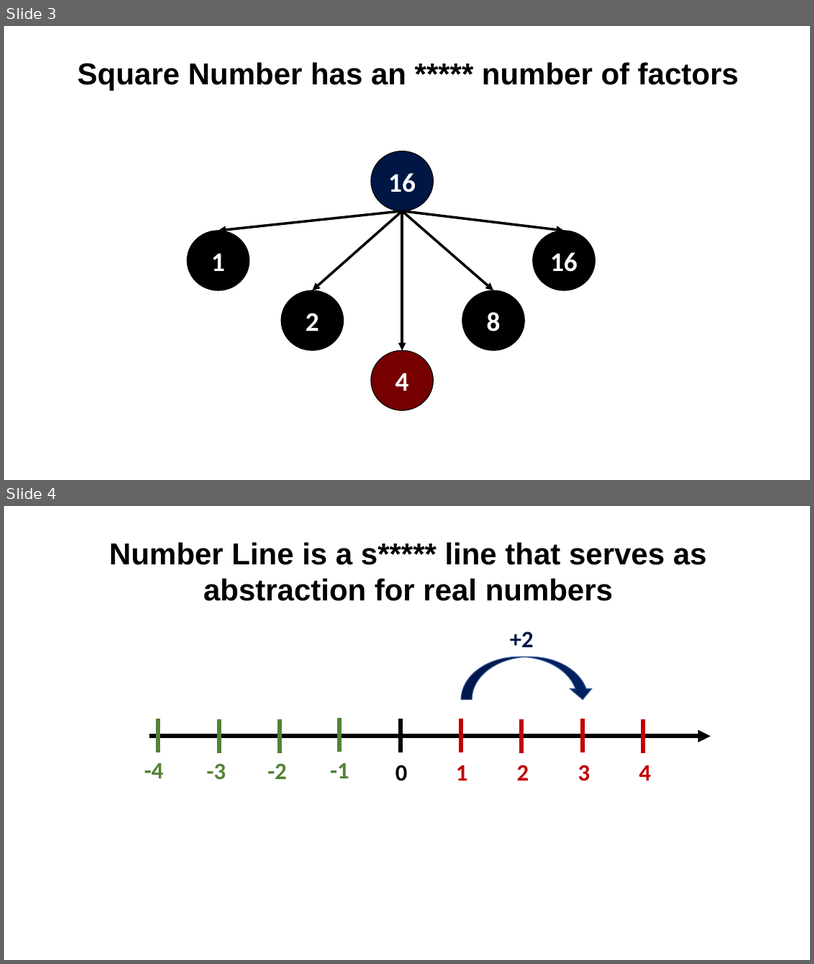
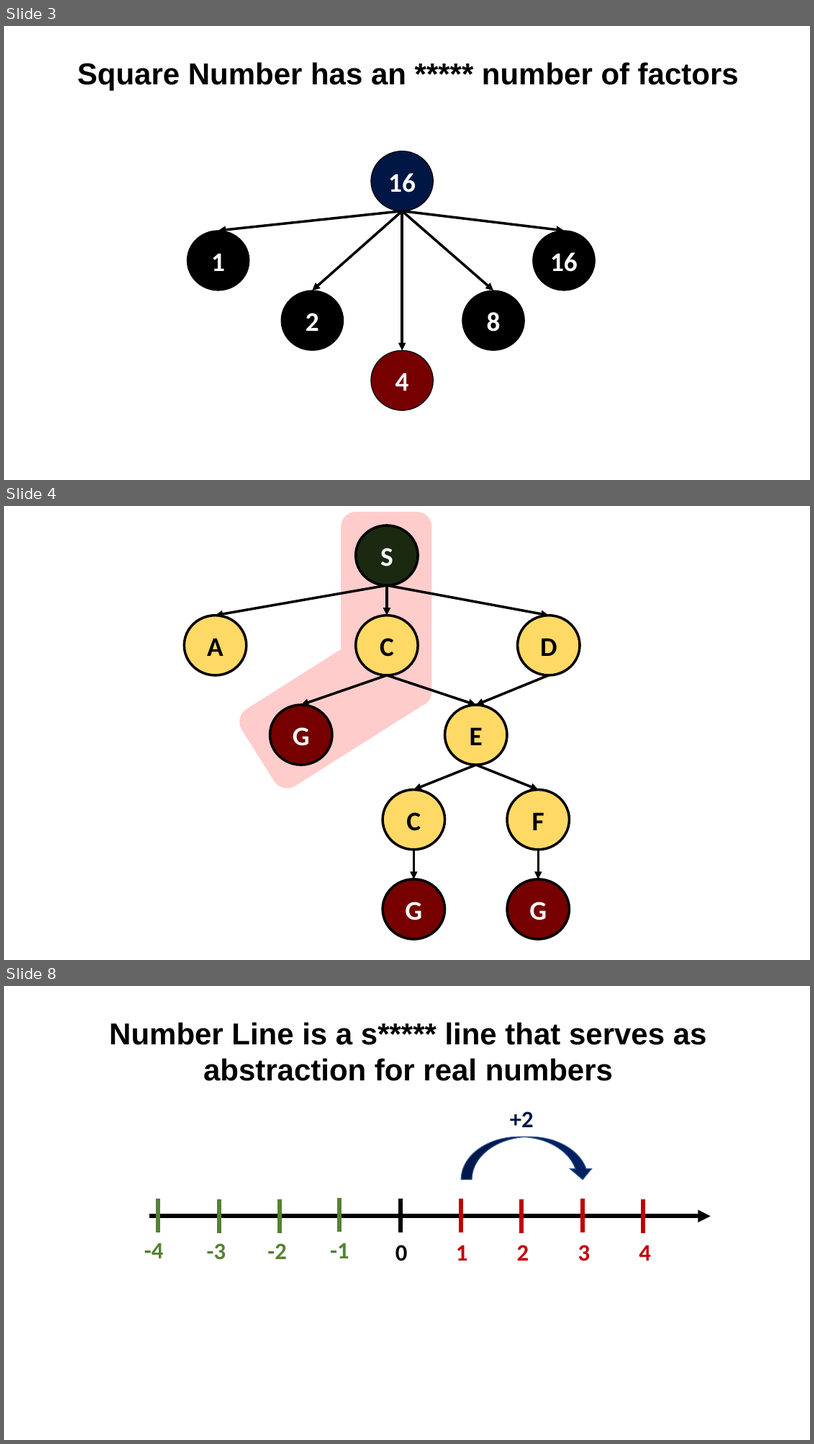
Before and after one commit to valdas1966/myq, a slide deck: Images/Mathematics/Numbers/For Pictures.pptx. Shown one above the other, each under a label of ours: slides 3 and 4 before the commit, slides 3, 4 and 8 after it; the slides between them are not shown. The pictures are 814x964 and 814x1444 pixels, drawn with LibreOffice and Linux fonts; fonts in the diff are those of the drawing. Boxes give left, top, right and bottom in pixels: in the first picture for what was removed or moved away, otherwise in the second. Text is boxed around its words. In the diff, an @@ line names an element or a change of style, - is before the commit and + after.

```diff
--- a/Images/Mathematics/Numbers/For Pictures.pptx
+++ b/Images/Mathematics/Numbers/For Pictures.pptx
@@ slide 4 added at [4, 506, 810, 960], background #FFFFFF @@
@@ rounded rectangle added at [341, 512, 432, 706], fill #FFCCCC @@
@@ ellipse added at [356, 525, 419, 585], fill #1B2911, outline #000000 3 pt, 32 pt, text #FFFFFF, bold @@
+S
@@ arrow added from (387, 585) to (216, 615), #000000 3 pt @@
@@ arrow added from (387, 585) to (549, 615), #000000 3 pt @@
@@ arrow added from (387, 585) to (387, 615), #000000 3 pt @@
@@ ellipse added at [184, 615, 247, 675], fill #FFD966, outline #000000 3 pt, 32 pt, text #000000, bold @@
+A
@@ rounded rectangle added at [234, 620, 436, 793], fill #FFCCCC @@
@@ ellipse added at [356, 615, 419, 675], fill #FFD966, outline #000000 3 pt, 32 pt, text #000000, bold @@
+C
@@ ellipse added at [518, 615, 581, 675], fill #FFD966, outline #000000 3 pt, 32 pt, text #000000, bold @@
+D
@@ arrow added from (387, 675) to (301, 705), #000000 3 pt @@
@@ arrow added from (387, 675) to (476, 705), #000000 3 pt @@
@@ arrow added from (549, 675) to (476, 705), #000000 3 pt @@
@@ ellipse added at [270, 705, 332, 765], fill #760000, outline #000000 3 pt, 32 pt, text #FFFFFF, bold @@
+G
@@ ellipse added at [445, 705, 507, 765], fill #FFD966, outline #000000 3 pt, 32 pt, text #000000, bold @@
+E
@@ arrow added from (476, 765) to (414, 790), #000000 3 pt @@
@@ arrow added from (476, 765) to (539, 790), #000000 3 pt @@
@@ ellipse added at [383, 790, 445, 849], fill #FFD966, outline #000000 3 pt, 32 pt, text #000000, bold @@
+C
@@ ellipse added at [507, 790, 570, 849], fill #FFD966, outline #000000 3 pt, 32 pt, text #000000, bold @@
+F
@@ arrow added from (414, 849) to (414, 879), #000000 3 pt @@
@@ arrow added from (539, 849) to (539, 879), #000000 3 pt @@
@@ ellipse added at [383, 879, 445, 939], fill #760000, outline #000000 3 pt, 32 pt, text #FFFFFF, bold @@
+G
@@ ellipse added at [507, 879, 570, 939], fill #760000, outline #000000 3 pt, 32 pt, text #FFFFFF, bold @@
+G
@@ what was slide 4 is now slide 8 @@
```
Also in this commit, not shown: 3 other slides added.
